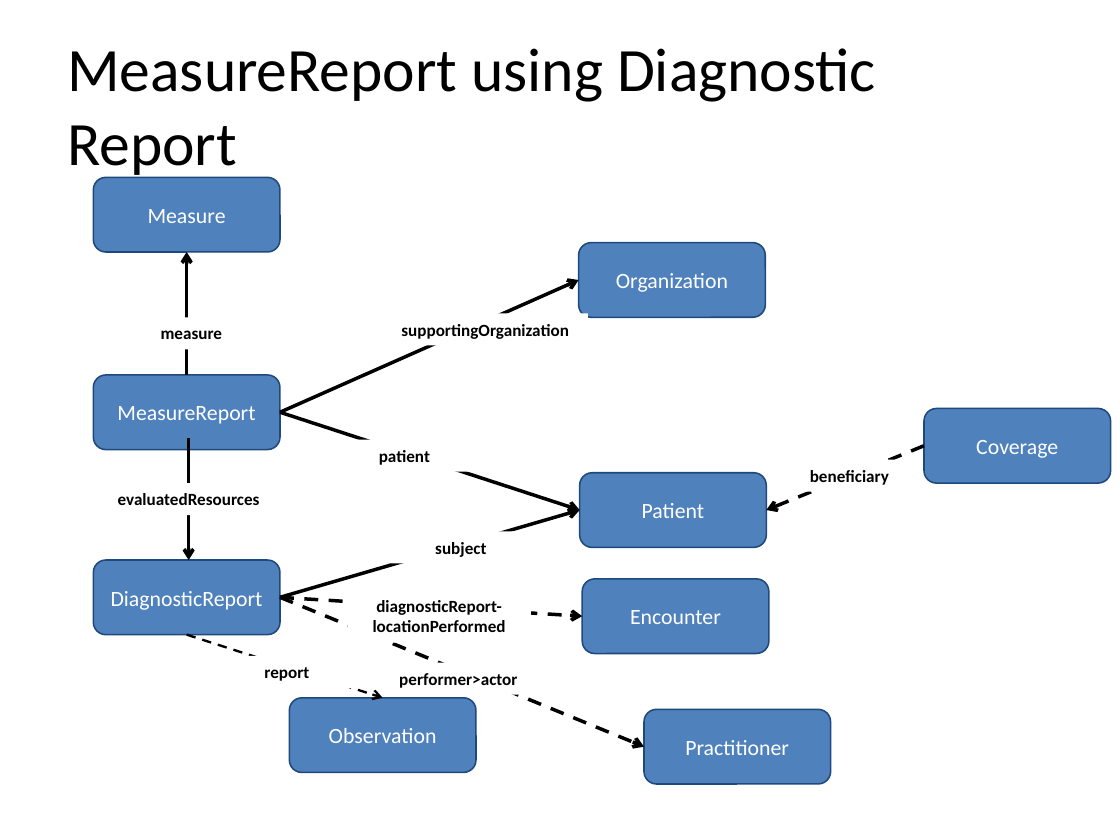
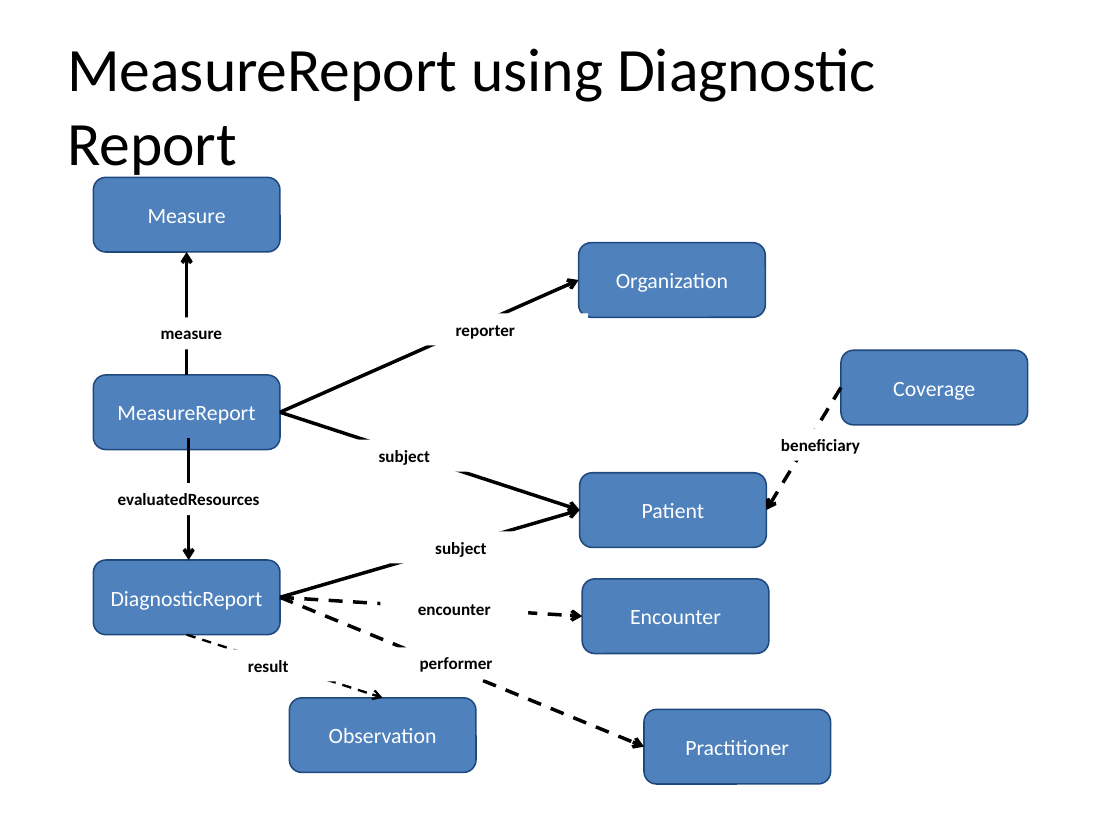
Before and after one commit to HL7/davinci-deqm, a slide deck: slide 7 of input/images/source/DEQM Resource Diagram - COL.pptx. Drawn at 1120x840 pixels with LibreOffice and Linux fonts; fonts in the diff are those of the drawing. Boxes give left, top, right and bottom in pixels: in the first picture for what was removed or moved away, otherwise in the second. Text is boxed around its words. In the diff, an @@ line names an element or a change of style, - is before the commit and + after.

```diff
--- a/input/images/source/DEQM Resource Diagram - COL.pptx
+++ b/input/images/source/DEQM Resource Diagram - COL.pptx
@@ text at (x1=456, y1=325, x2=515, y2=339): text changed @@
-supportingOrganization
+reporter
@@ rounded rectangle "Coverage" moved from (x1=924, y1=409, x2=1111, y2=484) to (x1=841, y1=351, x2=1028, y2=426) @@
@@ arrow moved from (924, 446) - (766, 510) to (841, 388) - (766, 510) @@
@@ text "beneficiary" moved from (x1=810, y1=470, x2=889, y2=485) to (x1=781, y1=439, x2=860, y2=454) @@
@@ text at (x1=379, y1=450, x2=430, y2=465): text changed @@
-patient
+subject
@@ text at (x1=418, y1=604, x2=491, y2=615): text changed @@
-diagnosticReport-locationPerformed
+encounter
@@ text at (x1=420, y1=657, x2=493, y2=672): text changed @@
-performer>actor
+performer
@@ text at (x1=248, y1=660, x2=289, y2=672): text changed @@
-report
+result
```
Also in this commit, not shown: 3 other slides changed, 5 other files.
